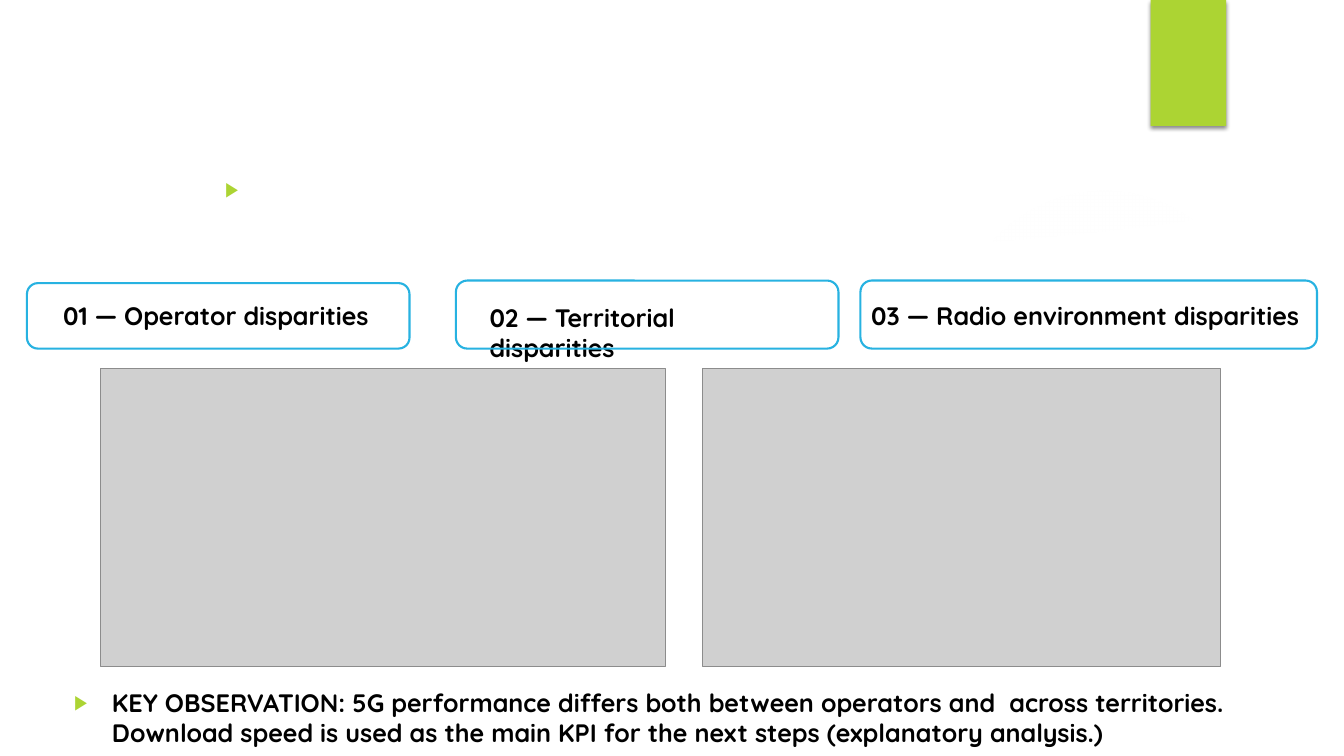
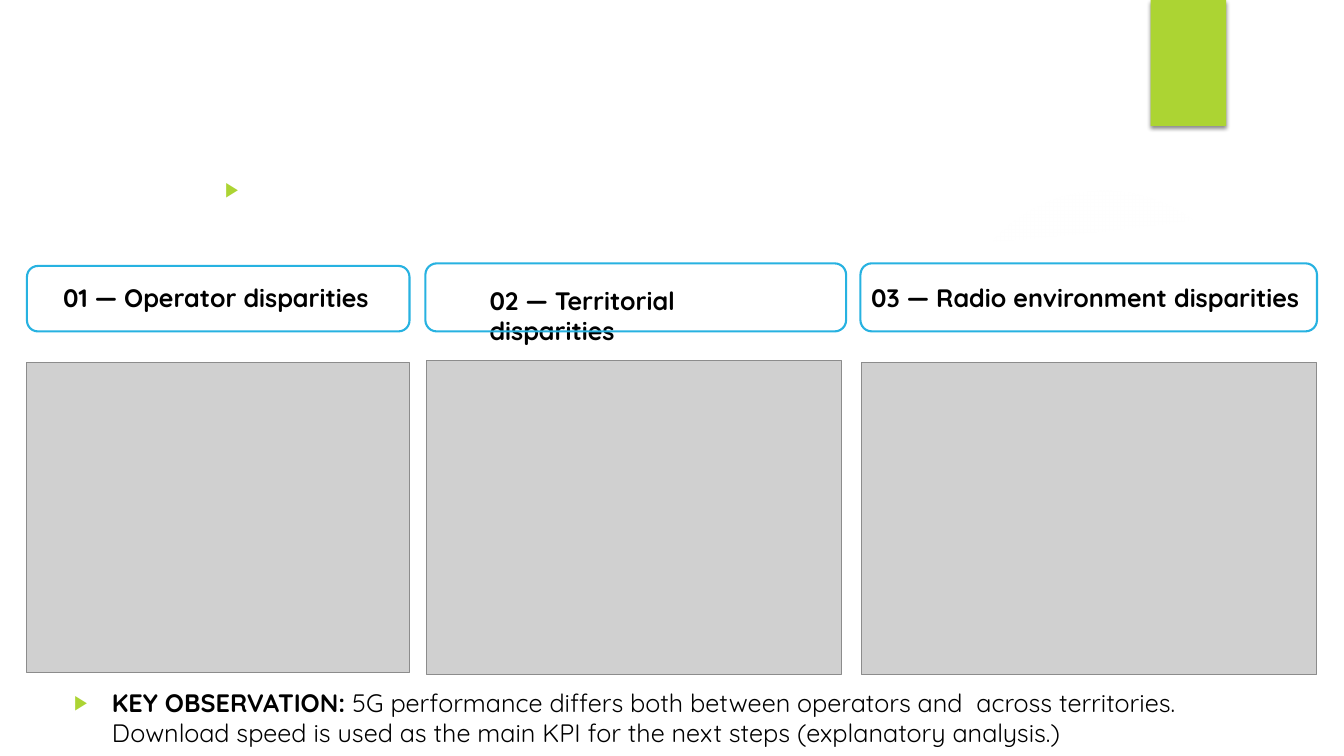
Before and after one commit to zidene306/RNCP-Project, a slide deck: slide 10 of RNCP_presentation_sept26.pptx (slide 9 before the commit). Drawn at 1344x756 pixels with LibreOffice and Linux fonts; fonts in the diff are those of the drawing; grey boxes stand for pictures; background and template pictures are left out. Boxes give left, top, right and bottom in pixels: in the first picture for what was removed or moved away, otherwise in the second. Text is boxed around its words. In the diff, an @@ line names an element or a change of style, - is before the commit and + after.

```diff
--- a/RNCP_presentation_sept26.pptx
+++ b/RNCP_presentation_sept26.pptx
@@ rounded rectangle: place and size @@
-rounded rectangle at [456, 280, 839, 348]
+rounded rectangle at [425, 263, 846, 331]
@@ 3 texts, 2 rounded rectangles: place and size @@
-3 texts, 2 rounded rectangles at [27, 280, 1318, 362]
+3 texts, 2 rounded rectangles at [27, 263, 1318, 345]
@@ picture added at [27, 363, 410, 674] @@
@@ picture removed at [101, 369, 665, 666] @@
@@ picture added at [426, 360, 841, 674] @@
@@ picture: place and size @@
-picture at [703, 369, 1221, 666]
+picture at [861, 363, 1317, 676]
@@ text "KEY OBSERVATION: 5G performance differs ..." at [112, 693, 1175, 747]: bold off in "5G performance differs both between operators and ..." @@
```
Also in this commit, not shown: 13 other slides changed, 1 slide added, 13 other files.
